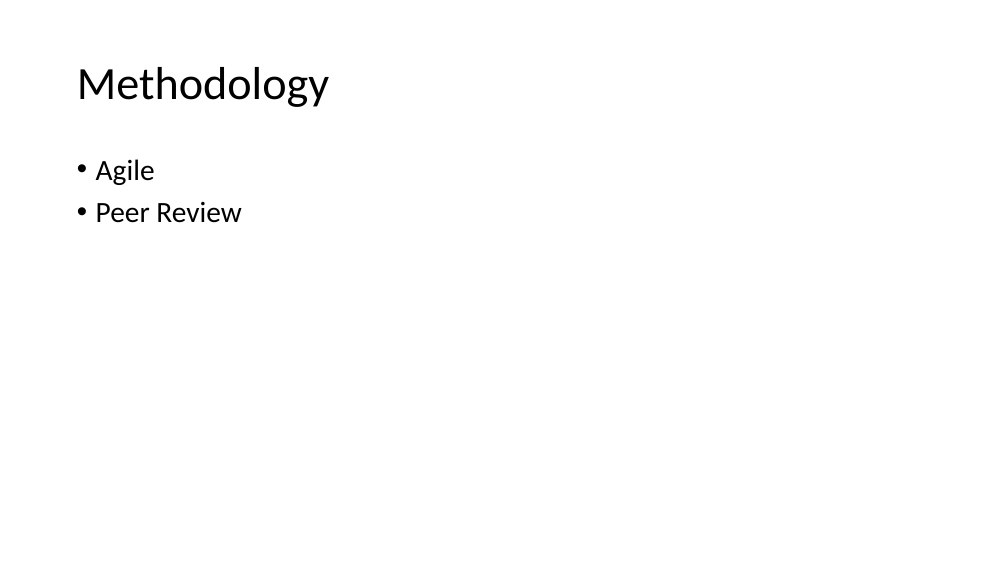
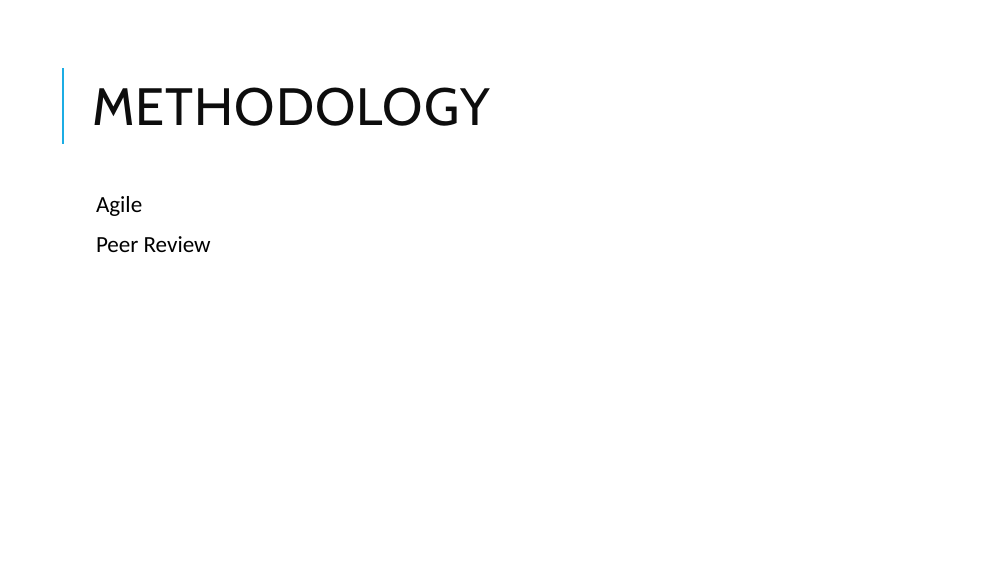
Before and after one commit to mita4829/Project3308, a slide deck: slide 7 of Final Presentation.pptx (slide 5 before the commit). Drawn at 1008x567 pixels with LibreOffice and Linux fonts; fonts in the diff are those of the drawing. Boxes give left, top, right and bottom in pixels: in the first picture for what was removed or moved away, otherwise in the second. Text is boxed around its words. In the diff, an @@ line names an element or a change of style, - is before the commit and + after.

```diff
--- a/Final Presentation.pptx
+++ b/Final Presentation.pptx
@@ line added from (63, 144) to (63, 68), #1CADE4 1.5 pt @@
@@ title at (92, 87, 490, 126): text changed; size 44 to 50 pt; font Calibri to Cabin; text colour #000000 to #0D0D0D @@
-Methodology
+METHODOLOGY
@@ text "Agile": place and size @@
-text "Agile" at (96, 159, 241, 223)
+text "Agile" at (96, 196, 211, 252)
@@ text "Agile" at (96, 196, 211, 252): size 28 to 22 pt; bullet • to  ; more space between paragraphs @@
```
Also in this commit, not shown: 5 other slides changed, 3 slides added, 1 slide removed.
